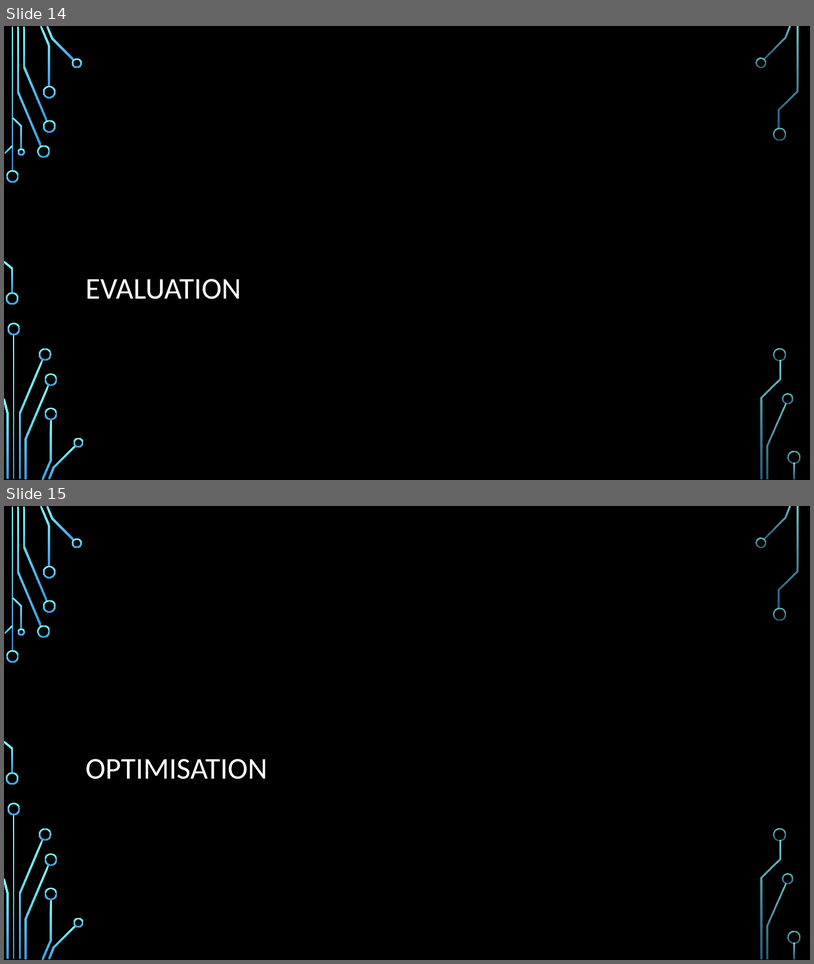
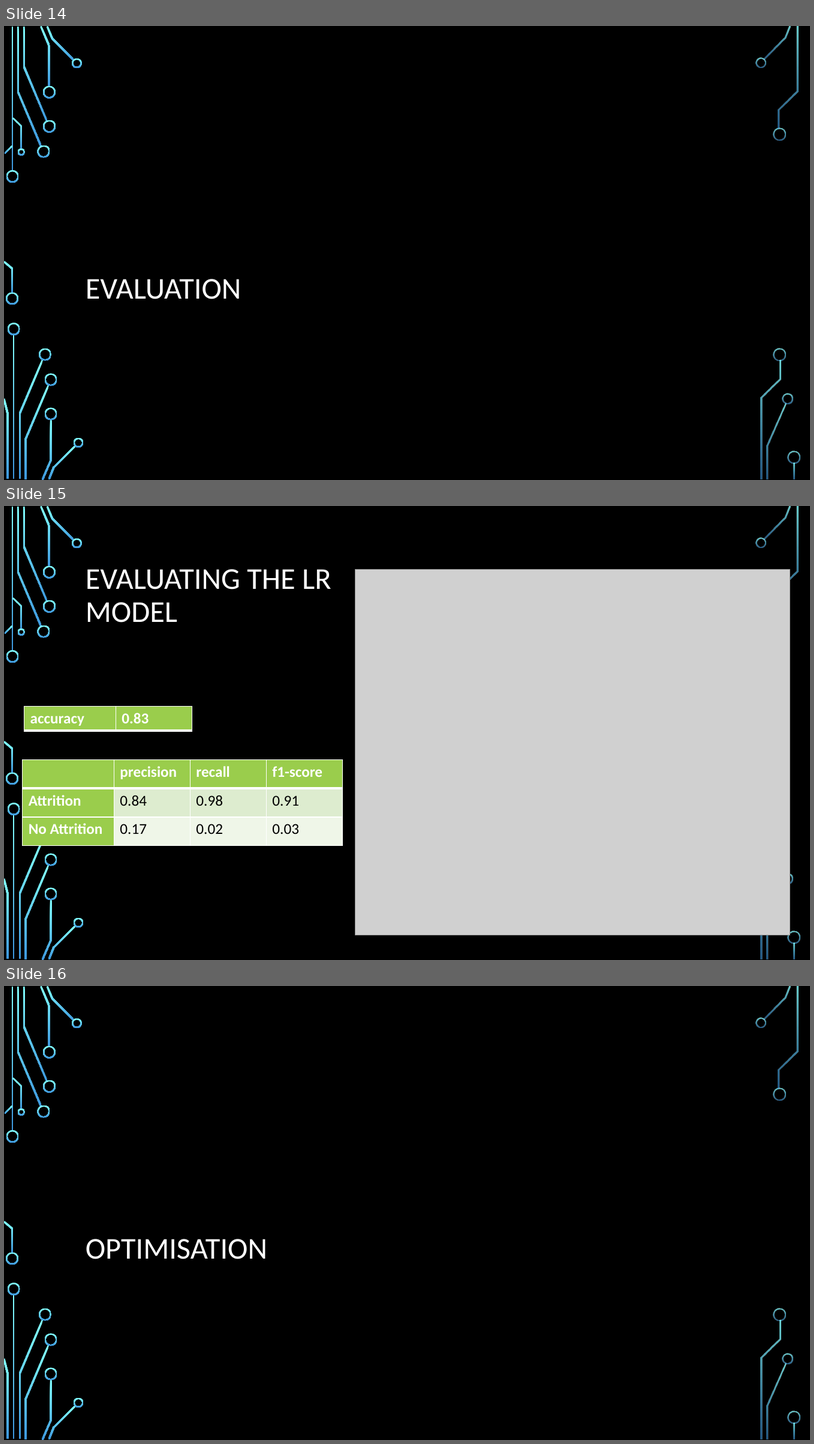
Before and after one commit to ddaniel2024/Project-4, a slide deck: Employee Attrition Prediction Presentation.pptx. Shown one above the other, each under a label of ours: slides 14 and 15 before the commit, slides 14, 15 and 16 after it. The pictures are 814x964 and 814x1444 pixels, drawn with LibreOffice and Linux fonts; fonts in the diff are those of the drawing; grey boxes stand for pictures; background and template pictures are left out. Boxes give left, top, right and bottom in pixels: in the first picture for what was removed or moved away, otherwise in the second. Text is boxed around its words. In the diff, an @@ line names an element or a change of style, - is before the commit and + after.

```diff
--- a/Employee Attrition Prediction Presentation.pptx
+++ b/Employee Attrition Prediction Presentation.pptx
@@ slide 15 added at (4, 506, 810, 960), background picture (left out); not listed: 34 template elements that a slide beside it also shows @@
@@ title added at (86, 569, 331, 622), 36 pt, text #FFFFFF @@
+EVALUATING THE LR MODEL
@@ picture added at (356, 570, 791, 935) @@
@@ table added at (24, 706, 192, 731), 1 rows, 2 columns @@
+accuracy | 0.83
@@ table added at (22, 759, 342, 846), 3 rows, 4 columns @@
+ | precision | recall | f1-score
+Attrition | 0.84 | 0.98 | 0.91
+No Attrition | 0.17 | 0.02 | 0.03
@@ what was slide 15 is now slide 16 @@
```
Also in this commit, not shown: 1 slide changed, 12 other slides added, 1 slide removed, 1 other file.
